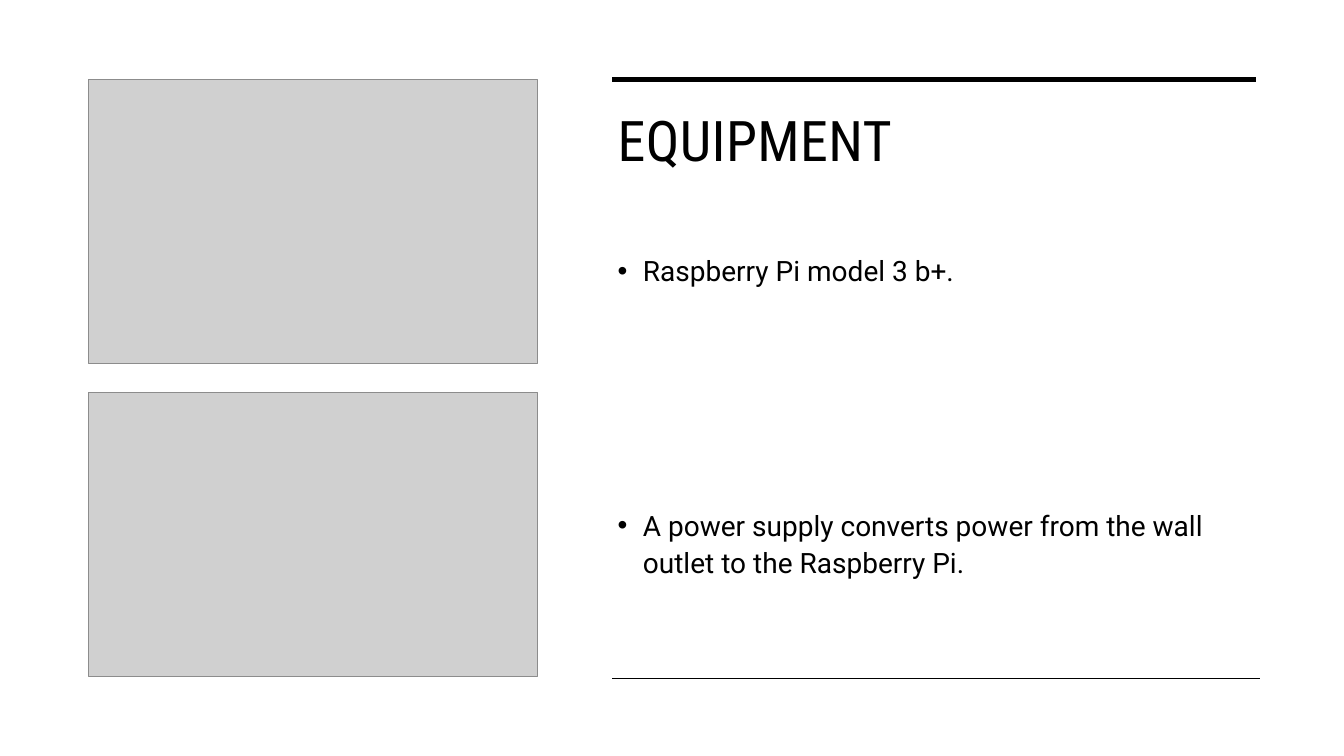
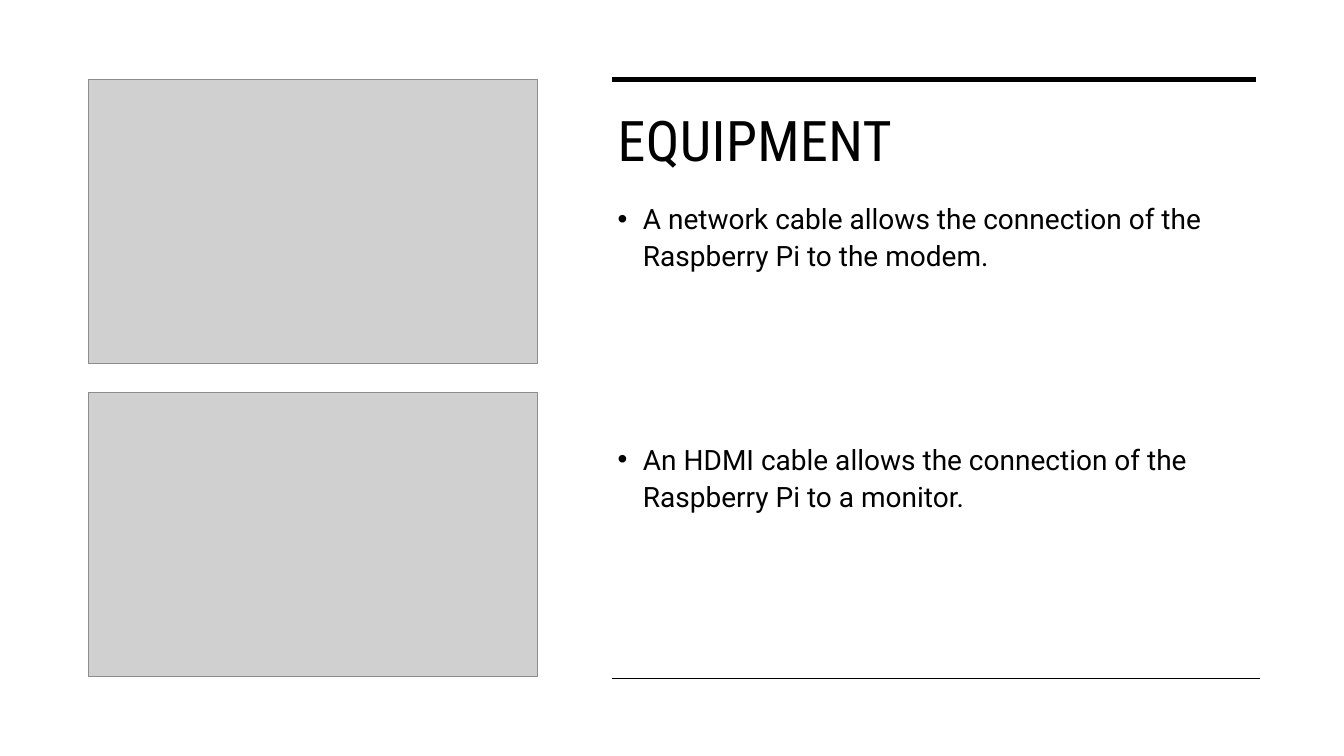
Before and after one commit to fadwa2208/PiHoleProject, a slide deck: slide 7 of PiHole.pptx. Drawn at 1344x756 pixels with LibreOffice and Linux fonts; fonts in the diff are those of the drawing; grey boxes stand for pictures. Boxes give left, top, right and bottom in pixels: in the first picture for what was removed or moved away, otherwise in the second. Text is boxed around its words. In the diff, an @@ line names an element or a change of style, - is before the commit and + after.

```diff
--- a/PiHole.pptx
+++ b/PiHole.pptx
@@ text at bbox=[643, 207, 1200, 513]: text changed @@
-• Raspberry Pi model 3 b+.
-• A power supply converts power from the wall outlet to the Raspberry Pi.
+• A network cable allows the connection of the Raspberry Pi to the modem.
+• An HDMI cable allows the connection of the Raspberry Pi to a monitor.
```
Also in this commit, not shown: 3 other slides changed, 4 slides added, 1 slide removed, 3 other files.
